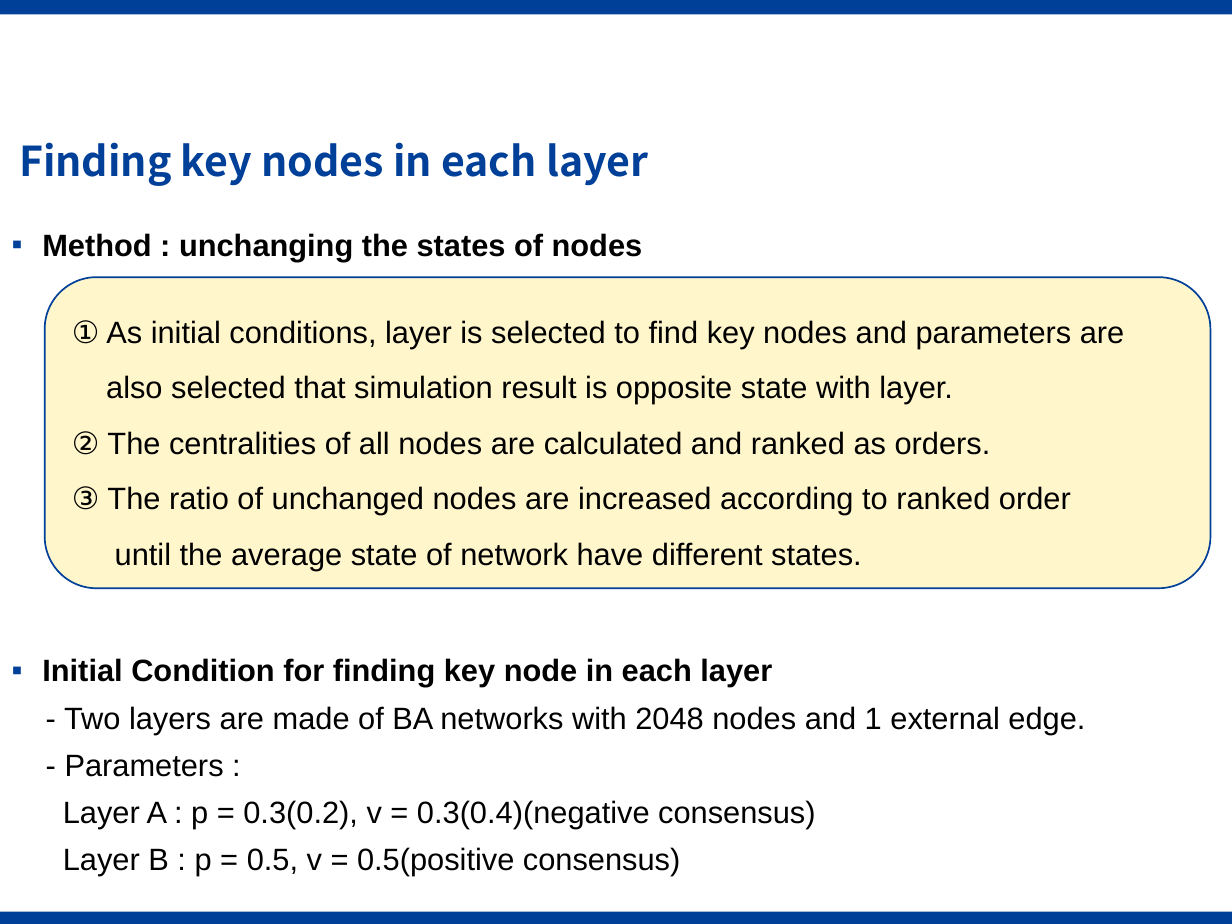
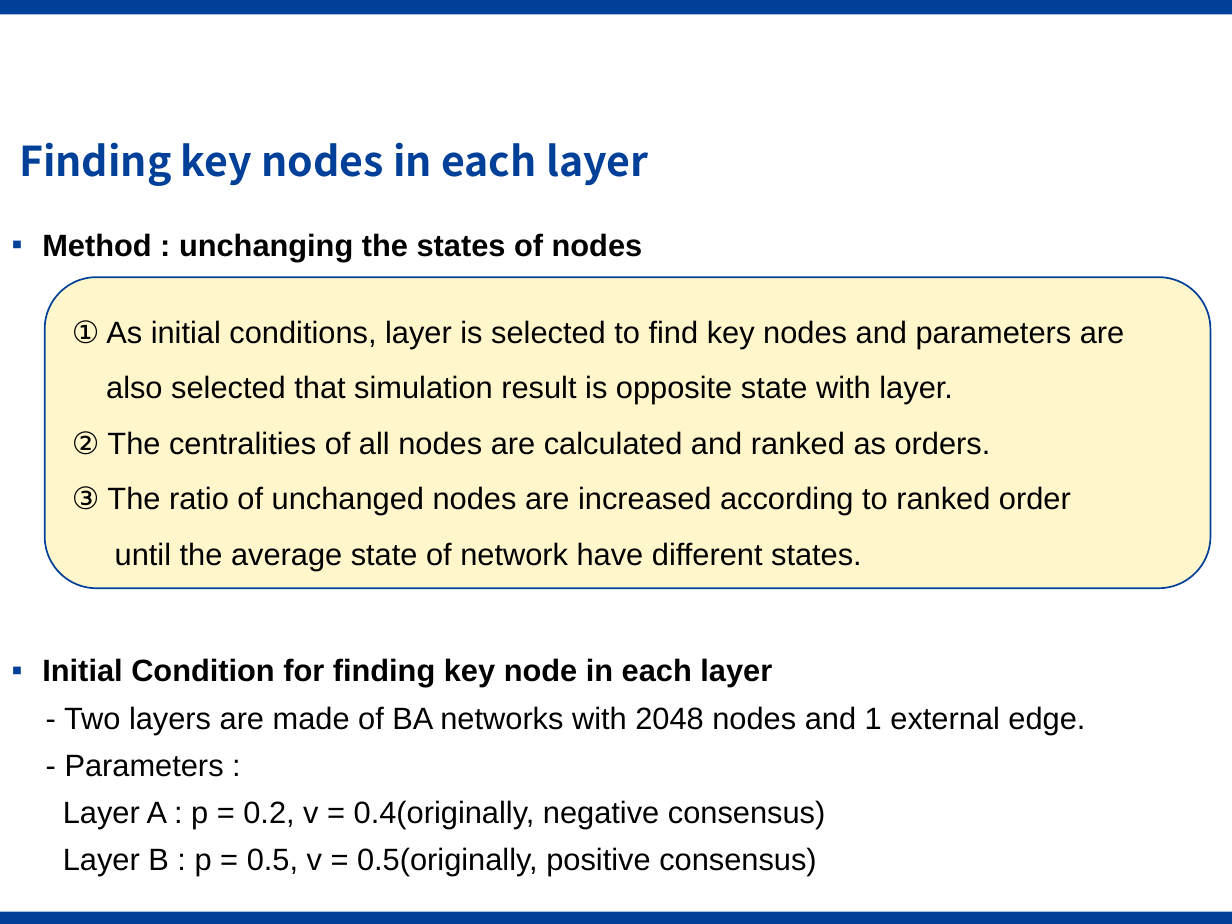
Before and after one commit to leighsix/thesisgit, a slide deck: slide 6 of progress12.pptx (slide 5 before the commit). Drawn at 1232x924 pixels with LibreOffice and Linux fonts; fonts in the diff are those of the drawing; background and template pictures are left out. Boxes give left, top, right and bottom in pixels: in the first picture for what was removed or moved away, otherwise in the second. Text is boxed around its words. In the diff, an @@ line names an element or a change of style, - is before the commit and + after.

```diff
--- a/progress12.pptx
+++ b/progress12.pptx
@@ text at [63, 800, 825, 876]: text changed @@
-Layer A : p = 0.3(0.2), v = 0.3(0.4)(negative consensus)
-Layer B : p = 0.5, v = 0.5(positive consensus)
+Layer A : p = 0.2, v = 0.4(originally, negative consensus)
+Layer B : p = 0.5, v = 0.5(originally, positive consensus)
```
Also in this commit, not shown: 1 other slide changed, 4 slides added.
